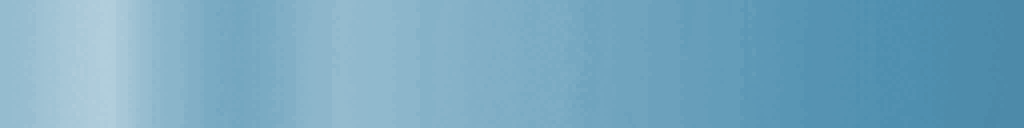
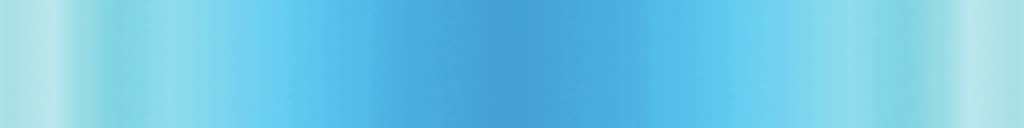
Two versions of the same layered image (1024x128). Layer-by-layer changes:
added layer "Layer 1 copy" (27%) above "Layer 1" over [0, 0, 1024, 128]
added layer "Layer 0 copy 2" above "Layer 0" over [508, 0, 1024, 128]
painted on "Layer 0" over [0, 0, 1024, 128]
